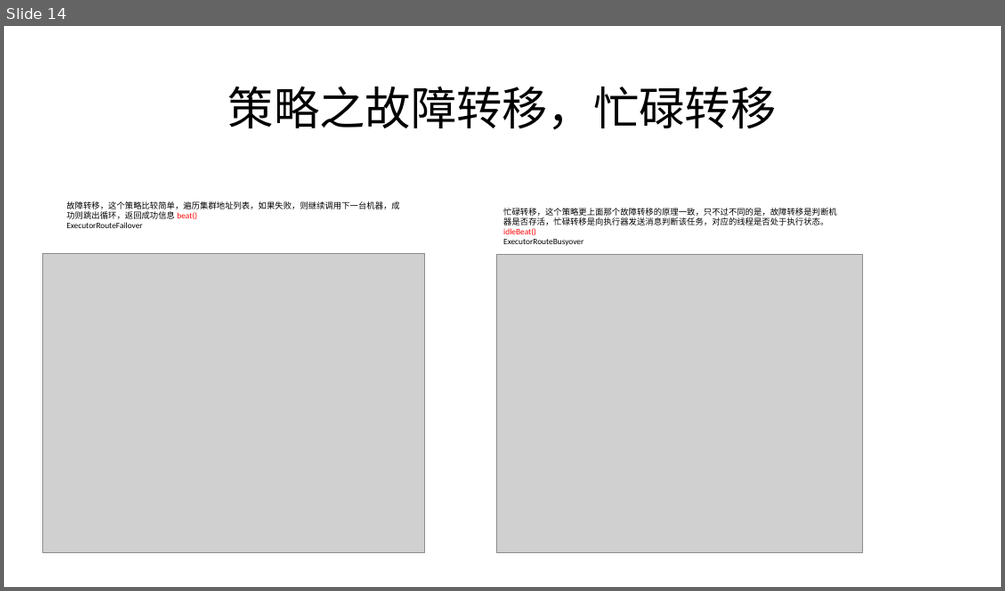
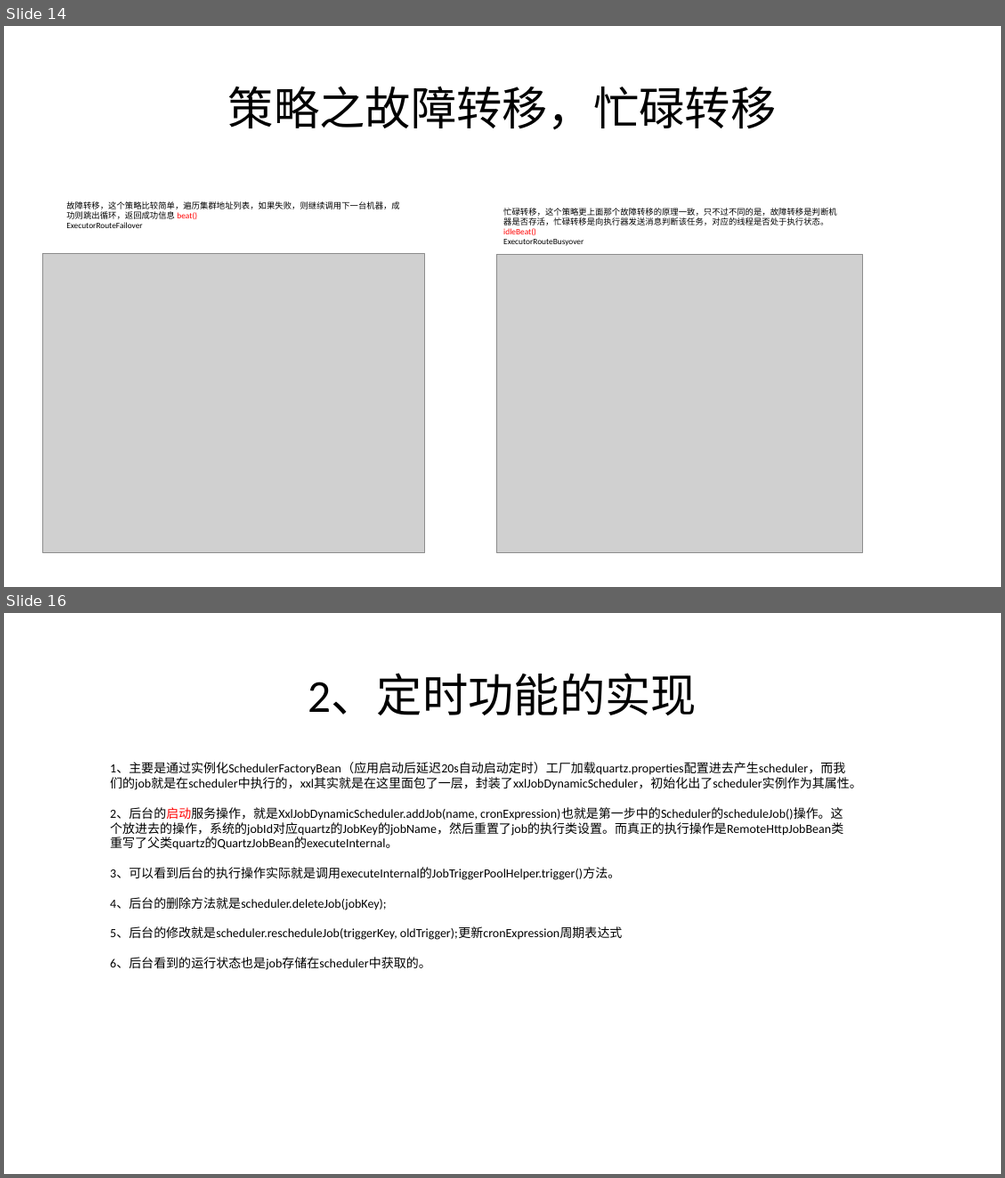
Before and after one commit to caideli1/doc, a slide deck: XXL-JOB技术分享.pptx. Shown one above the other, each under a label of ours: slide 14 before the commit, slides 14 and 16 after it; the slides between them are not shown. The pictures are 1005x591 and 1005x1178 pixels, drawn with LibreOffice and Linux fonts; fonts in the diff are those of the drawing; grey boxes stand for pictures. Boxes give left, top, right and bottom in pixels: in the first picture for what was removed or moved away, otherwise in the second. Text is boxed around its words. In the diff, an @@ line names an element or a change of style, - is before the commit and + after.

```diff
--- a/XXL-JOB技术分享.pptx
+++ b/XXL-JOB技术分享.pptx
@@ slide 16 added at bbox=[4, 613, 1001, 1174], background #FFFFFF @@
@@ title added at bbox=[307, 674, 696, 715], 44 pt, text #000000 @@
+2、定时功能的实现
@@ text added at bbox=[110, 763, 862, 970], 12 pt, text #000000 @@
+1、主要是通过实例化SchedulerFactoryBean（应用启动后延迟20s自动启动定时）工厂加载quartz.properties配置进去产生scheduler，而我们的job就是在scheduler中执行的，xxl其实就是在这里面包了一层，封装了xxlJobDynamicScheduler，初始化出了scheduler实例作为其属性。
+2、后台的启动服务操作，就是XxlJobDynamicScheduler.addJob(name, cronExpression)也就是第一步中的Scheduler的scheduleJob()操作。这个放进去的操作，系统的jobId对应quartz的JobKey的jobName，然后重置了job的执行类设置。而真正的执行操作是RemoteHttpJobBean类重写了父类quartz的QuartzJobBean的executeInternal。
+3、可以看到后台的执行操作实际就是调用executeInternal的JobTriggerPoolHelper.trigger()方法。
+4、后台的删除方法就是scheduler.deleteJob(jobKey);
+5、后台的修改就是scheduler.rescheduleJob(triggerKey, oldTrigger);更新cronExpression周期表达式
+6、后台看到的运行状态也是job存储在scheduler中获取的。
```
Also in this commit, not shown: 5 slides changed, 3 other slides added, 1 slide removed.
